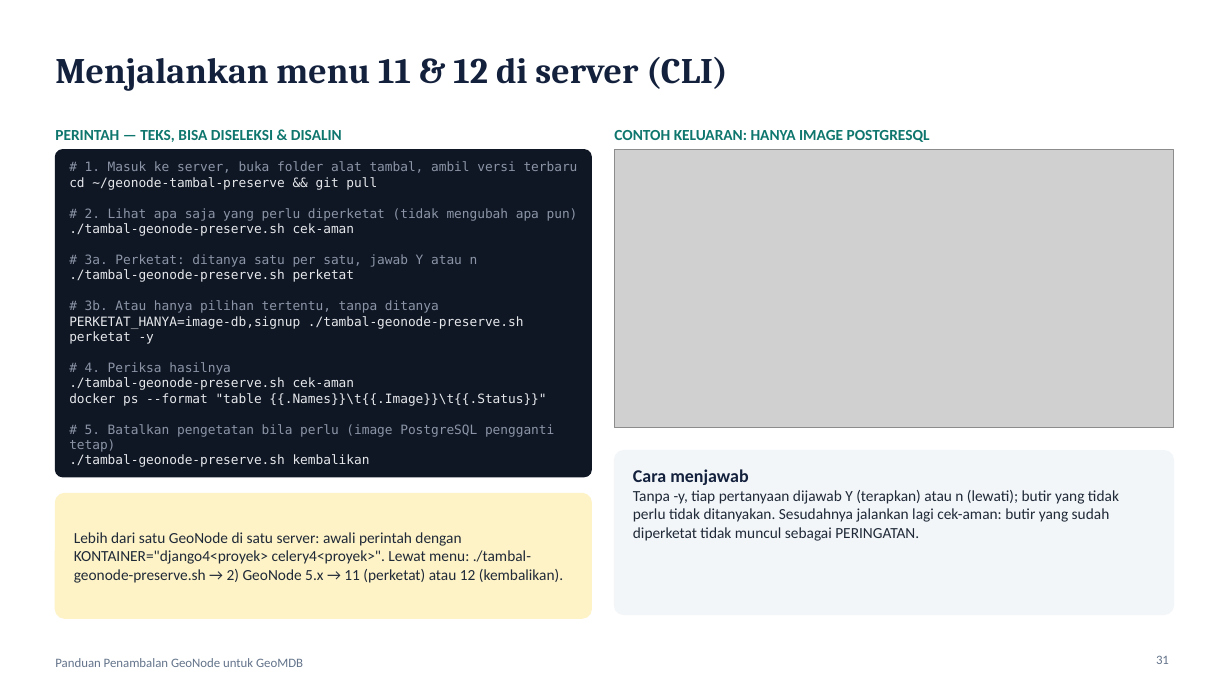
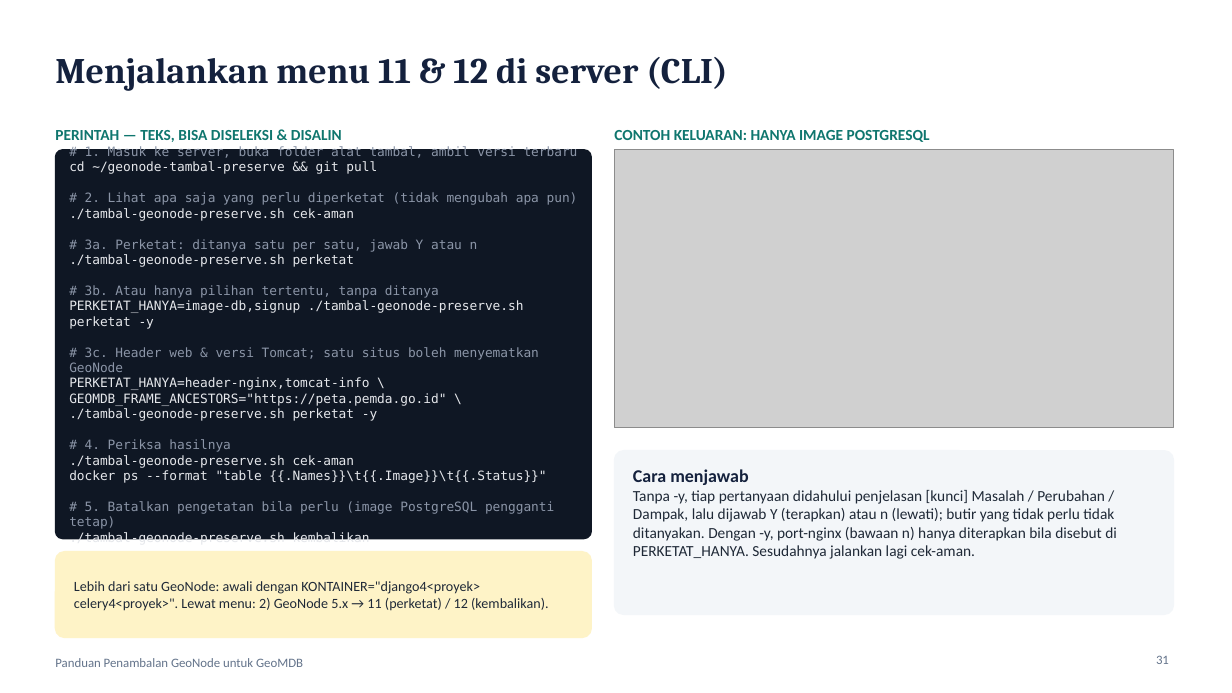
Before and after one commit to hariHK1/geonode-tambal-preserve, a slide deck: slide 31 of docs/Panduan-Penambalan-GeoNode-GeoMDB.pptx. Drawn at 1232x693 pixels with LibreOffice and Linux fonts; fonts in the diff are those of the drawing; grey boxes stand for pictures. Boxes give left, top, right and bottom in pixels: in the first picture for what was removed or moved away, otherwise in the second. Text is boxed around its words. In the diff, an @@ line names an element or a change of style, - is before the commit and + after.

```diff
--- a/docs/Panduan-Penambalan-GeoNode-GeoMDB.pptx
+++ b/docs/Panduan-Penambalan-GeoNode-GeoMDB.pptx
@@ rounded rectangle resized from (x1=55, y1=150, x2=592, y2=477) to (x1=55, y1=150, x2=592, y2=539) @@
@@ rounded rectangle at (x1=55, y1=150, x2=592, y2=539): proportions changed @@
@@ text at (x1=69, y1=347, x2=539, y2=421): paragraphs added @@
+# 3c. Header web & versi Tomcat; satu situs boleh menyematkan GeoNode
+PERKETAT_HANYA=header-nginx,tomcat-info \
+GEOMDB_FRAME_ANCESTORS="https://peta.pemda.go.id" \
+./tambal-geonode-preserve.sh perketat -y
@@ text at (x1=633, y1=490, x2=1117, y2=559): text changed @@
-Tanpa -y, tiap pertanyaan dijawab Y (terapkan) atau n (lewati); butir yang tidak perlu tidak ditanyakan. Sesudahnya jalankan lagi cek-aman: butir yang sudah diperketat tidak muncul sebagai PERINGATAN.
+Tanpa -y, tiap pertanyaan didahului penjelasan [kunci] Masalah / Perubahan / Dampak, lalu dijawab Y (terapkan) atau n (lewati); butir yang tidak perlu tidak ditanyakan. Dengan -y, port-nginx (bawaan n) hanya diterapkan bila disebut di PERKETAT_HANYA. Sesudahnya jalankan lagi cek-aman.
@@ rounded rectangle at (x1=55, y1=552, x2=592, y2=638): proportions changed @@
@@ rounded rectangle resized from (x1=55, y1=494, x2=592, y2=618) to (x1=55, y1=552, x2=592, y2=638) @@
@@ text at (x1=74, y1=581, x2=549, y2=611): text changed; size 12 to 11 pt @@
-Lebih dari satu GeoNode di satu server: awali perintah dengan KONTAINER="django4<proyek> celery4<proyek>". Lewat menu: ./tambal-geonode-preserve.sh → 2) GeoNode 5.x → 11 (perketat) atau 12 (kembalikan).
+Lebih dari satu GeoNode: awali dengan KONTAINER="django4<proyek> celery4<proyek>". Lewat menu: 2) GeoNode 5.x → 11 (perketat) / 12 (kembalikan).
```
Also in this commit, not shown: 5 other slides changed, 2 slides added, 2 other files.
